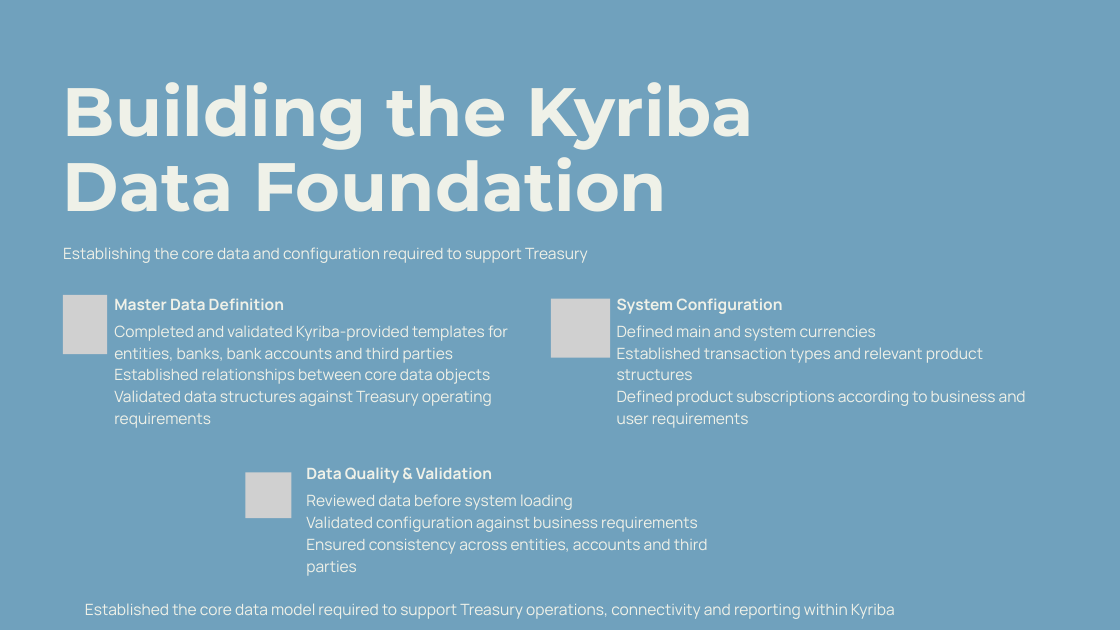
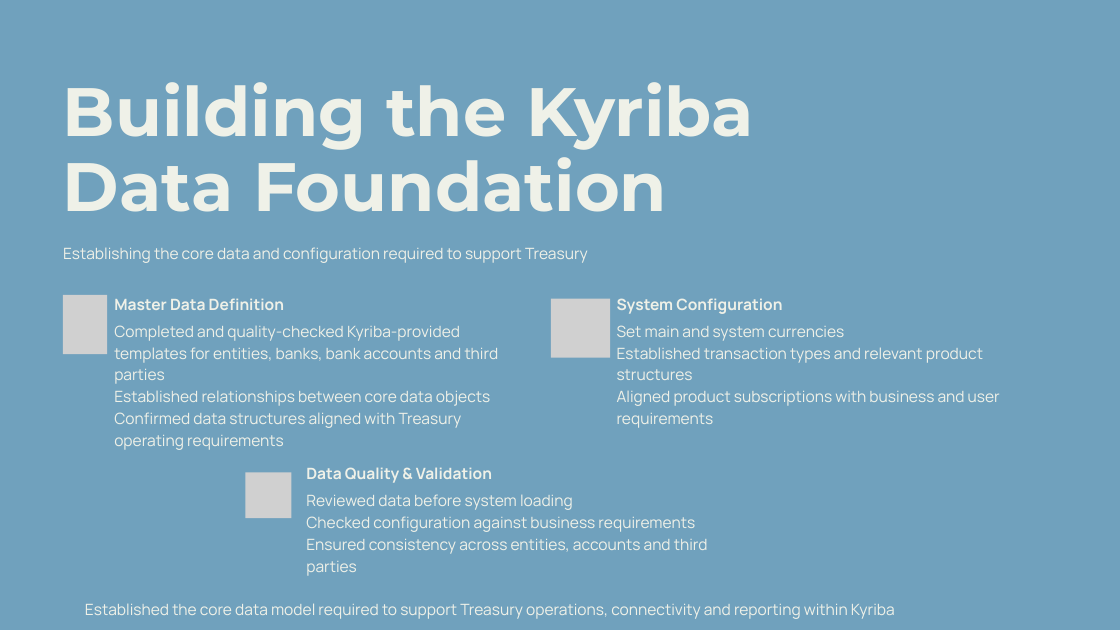
Before and after one commit to sgarciapuga/Work_Portfolio, a slide deck: slide 9 of kyriba-transformation/presentation/kyriba-transformation.pptx. Drawn at 1120x630 pixels with LibreOffice and Linux fonts; fonts in the diff are those of the drawing; grey boxes stand for pictures. Boxes give left, top, right and bottom in pixels: in the first picture for what was removed or moved away, otherwise in the second. Text is boxed around its words. In the diff, an @@ line names an element or a change of style, - is before the commit and + after.

```diff
--- a/kyriba-transformation/presentation/kyriba-transformation.pptx
+++ b/kyriba-transformation/presentation/kyriba-transformation.pptx
@@ text at [114, 325, 499, 384]: text changed @@
-Completed and validated Kyriba-provided templates for entities, banks, bank accounts and third parties
+Completed and quality-checked Kyriba-provided templates for entities, banks, bank accounts and third parties
@@ text at [617, 325, 844, 341]: text changed @@
-Defined main and system currencies
+Set main and system currencies
@@ text at [114, 412, 462, 450]: text changed @@
-Validated data structures against Treasury operating requirements
+Confirmed data structures aligned with Treasury operating requirements
@@ text at [617, 391, 1000, 428]: text changed @@
-Defined product subscriptions according to business and user requirements
+Aligned product subscriptions with business and user requirements
@@ text at [306, 516, 695, 532]: text changed @@
-Validated configuration against business requirements
+Checked configuration against business requirements
```
Also in this commit, not shown: 13 other slides changed, 6 other files.
